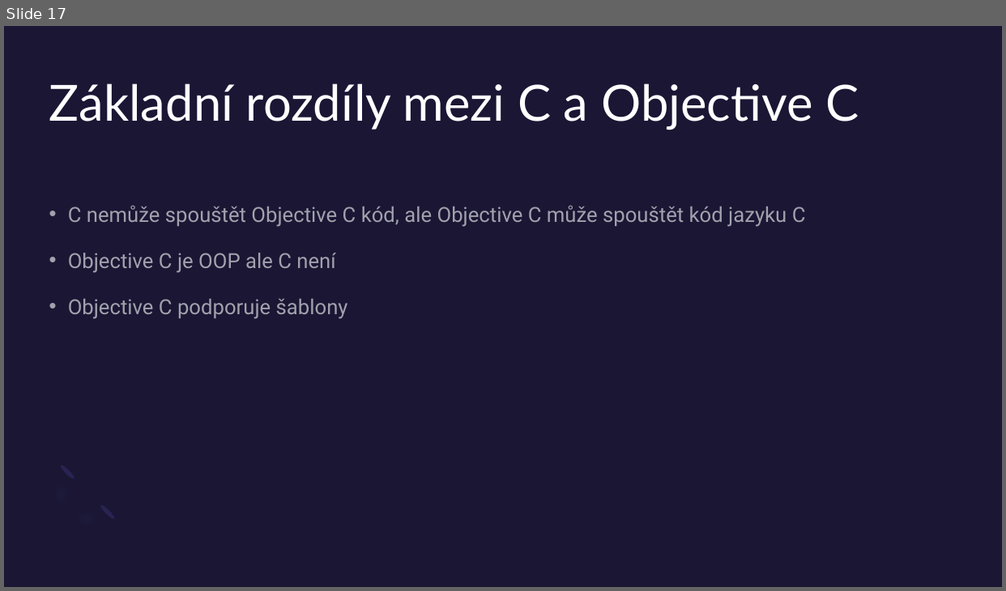
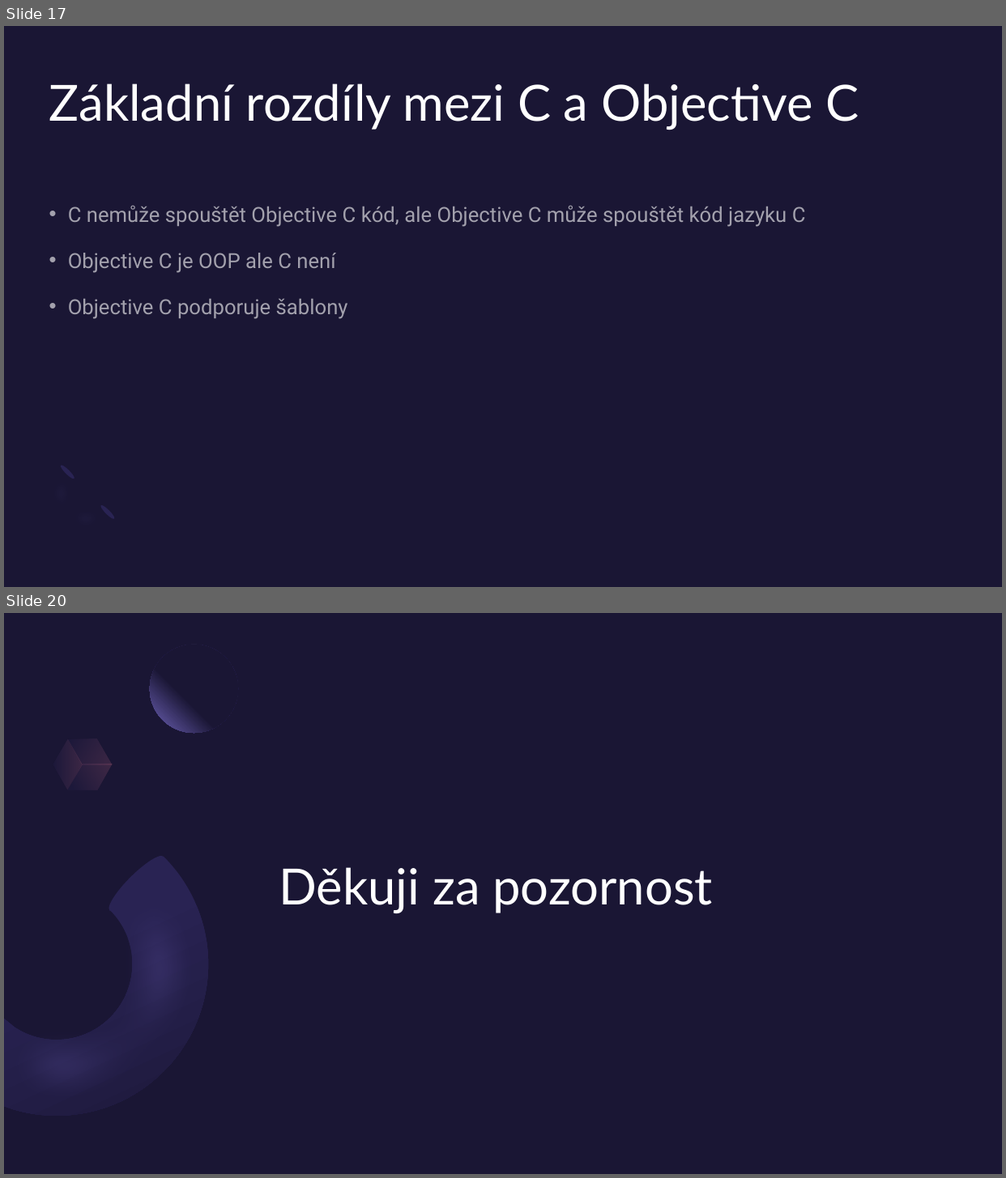
Before and after one commit to KokosHraje/C-VDAPrezentace, a slide deck: Programovací-jazyk-C.pptx. Shown one above the other, each under a label of ours: slide 17 before the commit, slides 17 and 20 after it; the slides between them are not shown. The pictures are 1006x591 and 1006x1178 pixels, drawn with LibreOffice and Linux fonts; fonts in the diff are those of the drawing. Boxes give left, top, right and bottom in pixels: in the first picture for what was removed or moved away, otherwise in the second. Text is boxed around its words. In the diff, an @@ line names an element or a change of style, - is before the commit and + after.

```diff
--- a/Programovací-jazyk-C.pptx
+++ b/Programovací-jazyk-C.pptx
@@ slide 20 added at (4, 613, 1002, 1174), background #1A1634 @@
@@ ellipse added at (150, 645, 238, 733), fill gradient #1A1634 to #7266BE @@
@@ freeform shape added at (61, 726, 120, 778), fill gradient #292353 to #F17F96 @@
@@ freeform shape added at (45, 739, 89, 790), fill gradient #292353 to #F17F96 @@
@@ freeform shape added at (67, 752, 112, 803), fill gradient #292353 to #F17F96 @@
@@ freeform shape added at (4, 837, 270, 1164), fill #7266BE at 40% opacity @@
@@ ellipse added at (103, 851, 169, 917), fill #292353 @@
@@ freeform shape added at (4, 857, 271, 1169), fill gradient #292353 to #1A1634 @@
@@ title added at (279, 867, 712, 914), 48 pt, text #FFFFFF @@
+Děkuji za pozornost
```
Also in this commit, not shown: 4 slides changed, 2 other slides added, 2 other files.
